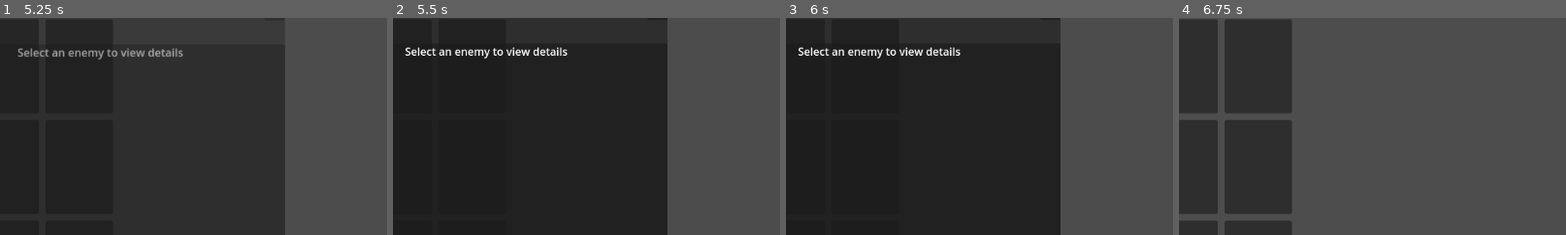
Above: before the commit, frames 1-4 (left to right).
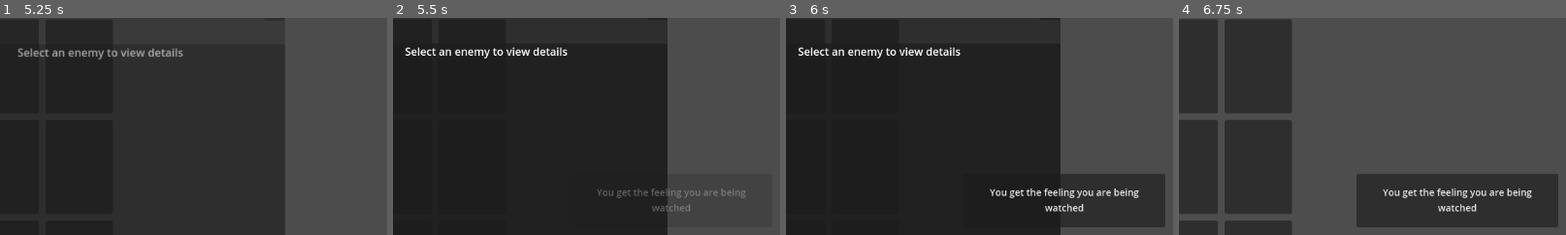
Above: after the commit, the same moments.

Repository: leslieharding/Mnemosyne
Game: Godot game, scene res://Scenes/MainMenu.tscn
Same seed, same stepped clock (60 frames per second), same inputs: the game is played once before the commit and once after it.
Inputs:
- Up to frame 1 (5.25 s): click "New Game" at 0.5 s; click "New Game" at 1.25 s; click "Apollo" at 2 s; click "The Sun" at 2.75 s; click "Start Game" at 3.5 s; click "Battle Shadow Acolyte" at 4.25 s; click "📖" at 5 s
- Up to frame 2 (5.5 s): no input
- Up to frame 3 (6 s): click "▶" at 5.75 s
- Up to frame 4 (6.75 s): click "X" at 6.5 s
The pictures show only the part of the screen within x 49-99%, y 8-58%; the shares and areas given below are measured in that part.

Frame 1 is identical in both runs. In frame 2, 0.5% of the frame differs, in the area x 52-91%, y 78-90%; in frame 3, 6.9%; in frame 4, 12%, in the area x 45-98%, y 71-97%.

Commit message:
notifications working

Diff:
--- a/Scripts/apollo_game.gd
+++ b/Scripts/apollo_game.gd
@@ -125,9 +125,22 @@
 
 func setup_notification_manager():
 	if not notification_manager:
+		# Create a CanvasLayer to ensure proper positioning
+		var notification_canvas = CanvasLayer.new()
+		notification_canvas.layer = 99  # High layer to be on top
+		notification_canvas.name = "NotificationCanvas"
+		add_child(notification_canvas)
+
 		notification_manager = preload("res://Scenes/NotificationManager.tscn").instantiate()
-		add_child(notification_manager)
-		print("NotificationManager added to apollo_game")
+		notification_canvas.add_child(notification_manager)
+
+		# Position it properly on screen
+		notification_manager.position = Vector2(
+			get_viewport().get_visible_rect().size.x - 320,  # 20px from right edge (300 width + 20)
+			get_viewport().get_visible_rect().size.y / 2 - 40  # Centered vertically
+		)
+
+		print("NotificationManager created and positioned at: ", notification_manager.position)
 
 
 # Set up the boss prediction tracker
--- a/Scripts/notification_manager.gd
+++ b/Scripts/notification_manager.gd
@@ -16,9 +16,9 @@
 var current_tween: Tween
 
 func _ready():
-	# Start hidden off-screen to the right
-	position.x = get_viewport().get_visible_rect().size.x
-	visible = true  # Keep visible but positioned off-screen
+	# Start hidden with zero alpha
+	modulate.a = 0.0
+	visible = true
 
 # Show a notification message
 func show_notification(message: String):
